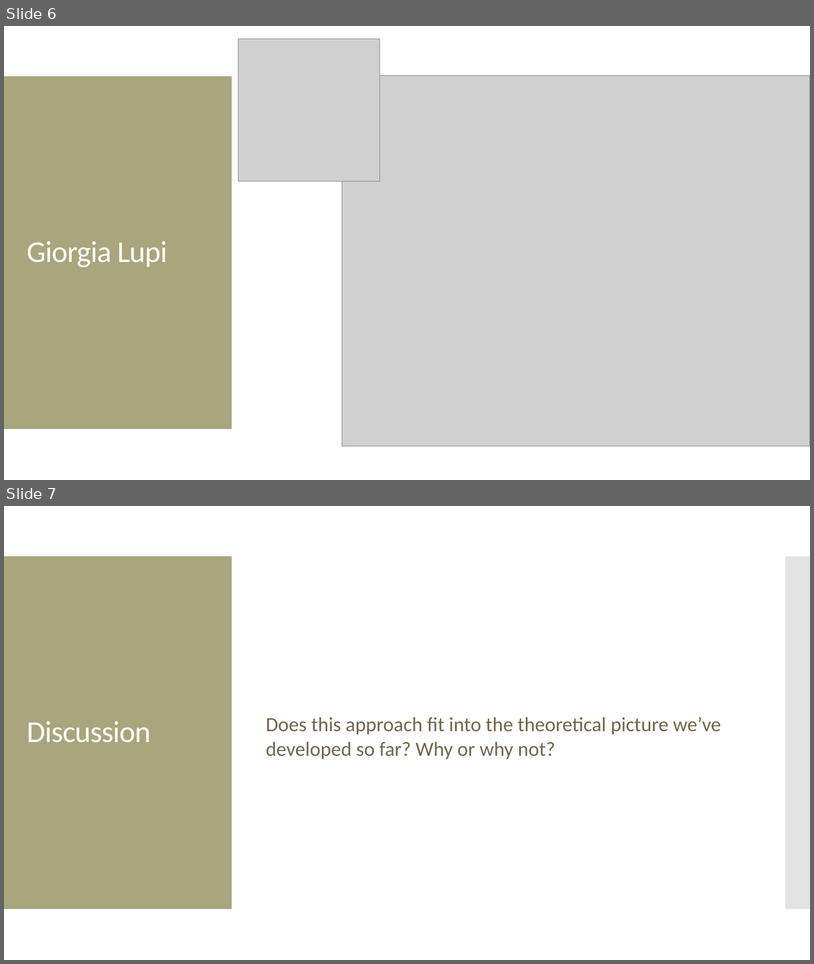
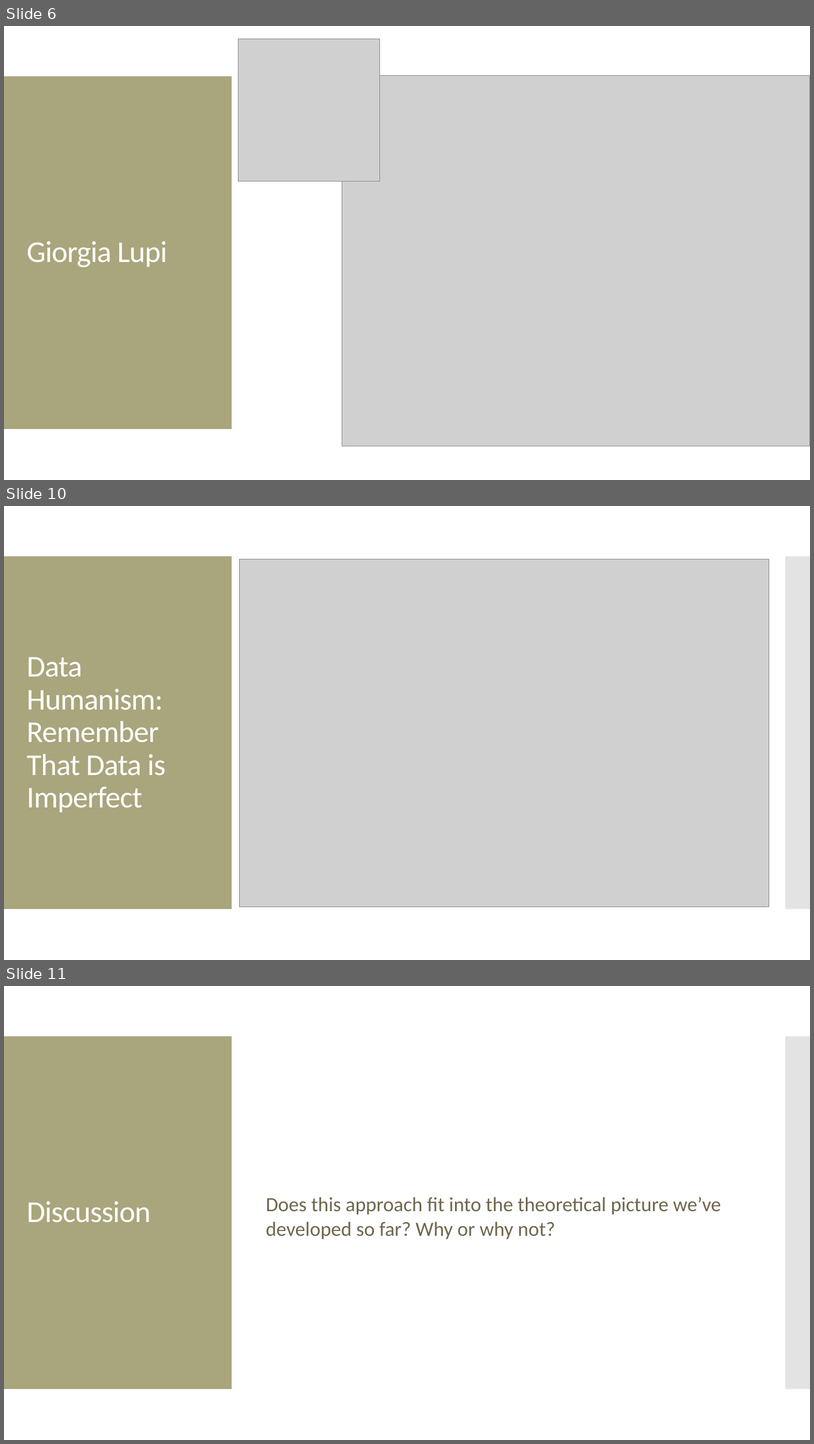
Before and after one commit to amosca01/SDS-CSC109, a slide deck: slides/10-data-humanism.pptx. Shown one above the other, each under a label of ours: slides 6 and 7 before the commit, slides 6, 10 and 11 after it; the slides between them are not shown. The pictures are 814x964 and 814x1444 pixels, drawn with LibreOffice and Linux fonts; fonts in the diff are those of the drawing; grey boxes stand for pictures. Boxes give left, top, right and bottom in pixels: in the first picture for what was removed or moved away, otherwise in the second. Text is boxed around its words. In the diff, an @@ line names an element or a change of style, - is before the commit and + after.

```diff
--- a/slides/10-data-humanism.pptx
+++ b/slides/10-data-humanism.pptx
@@ slide 10 added at (4,506,810,960), background #FFFFFF; not listed: 2 template elements that a slide beside it also shows @@
@@ picture added at (240,559,770,906) @@
@@ title added at (27,657,165,812), 36 pt, text #FFFFFF @@
+Data Humanism: Remember That Data is Imperfect
@@ what was slide 7 is now slide 11 @@
```
Also in this commit, not shown: 3 other slides added, 4 other files.
